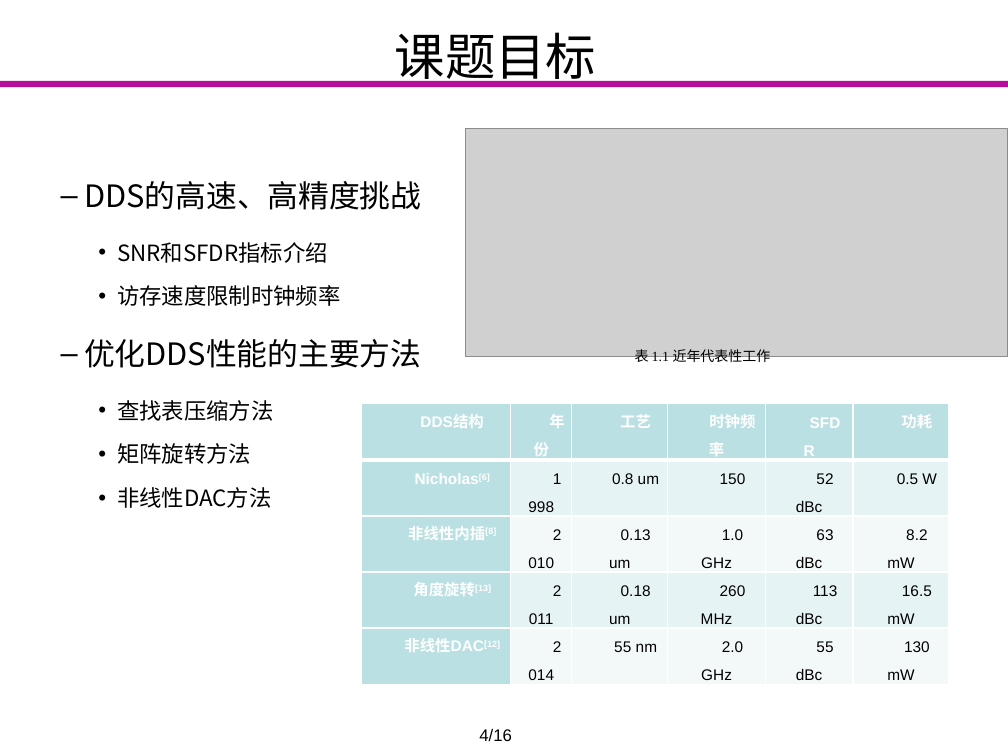
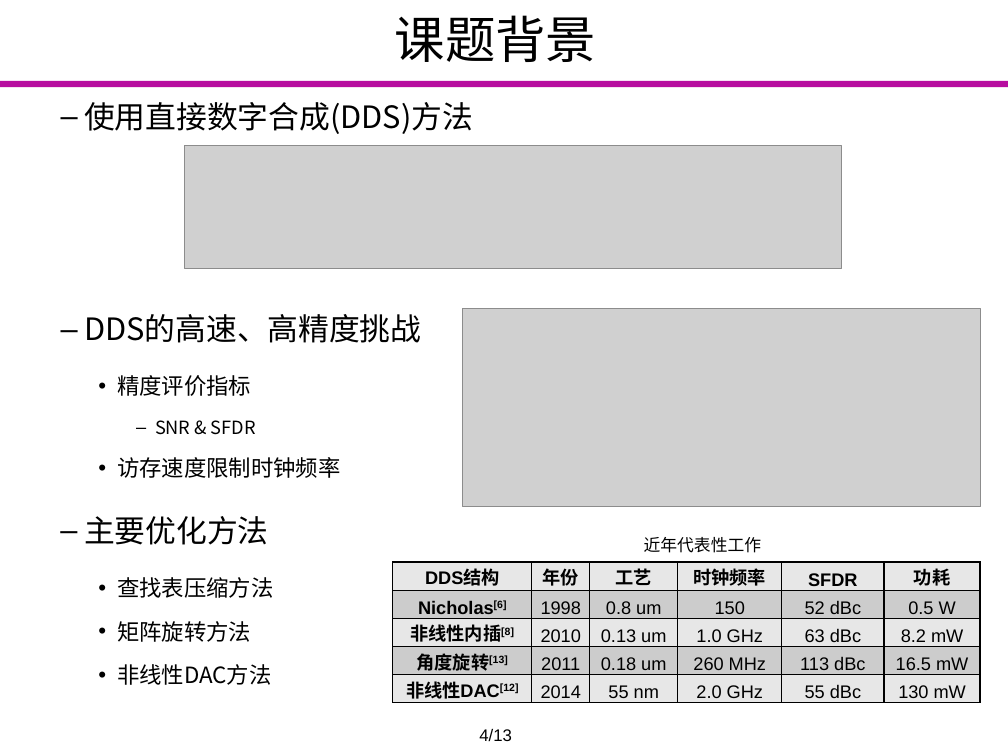
Before and after one commit to Markov2016/lunwen, a slide deck: slide 4 of dabian/杨一雄_毕业设计答辩.pptx. Drawn at 1008x756 pixels with LibreOffice and Linux fonts; fonts in the diff are those of the drawing; grey boxes stand for pictures; background and template pictures are left out. Boxes give left, top, right and bottom in pixels: in the first picture for what was removed or moved away, otherwise in the second. Text is boxed around its words. In the diff, an @@ line names an element or a change of style, - is before the commit and + after.

```diff
--- a/dabian/杨一雄_毕业设计答辩.pptx
+++ b/dabian/杨一雄_毕业设计答辩.pptx
@@ title at box(395, 15, 597, 62): text changed @@
-课题目标
+课题背景
@@ text added at box(84, 102, 473, 134), 22 pt, text #000000 @@
+  – 使用直接数字合成(DDS)方法
@@ picture added at box(184, 146, 842, 269) @@
@@ text "DDS的高速、高精度挑战": place and size @@
-text "DDS的高速、高精度挑战" at box(84, 181, 421, 508)
+text "DDS的高速、高精度挑战" at box(84, 314, 421, 478)
@@ picture: place and size @@
-picture at box(466, 129, 1008, 357)
+picture at box(463, 308, 981, 507)
@@ text at box(84, 339, 421, 508): paragraphs removed @@
-  – 优化DDS性能的主要方法
-    • 查找表压缩方法
-    • 矩阵旋转方法
-    • 非线性DAC方法
@@ text at box(117, 375, 256, 435): text changed; size 16 to 13 pt @@
-    • SNR和SFDR指标介绍
+    • 精度评价指标
+      – SNR & SFDR
@@ text added at box(84, 516, 273, 685), 16 pt, text #000000 @@
+  – 主要优化方法
+    • 查找表压缩方法
+    • 矩阵旋转方法
+    • 非线性DAC方法
@@ text at box(644, 537, 761, 553): text changed; size 10 to 12 pt @@
-表 1.1 近年代表性工作
+近年代表性工作
@@ table at box(393, 562, 981, 703) @@
@@ fill #BBE0E3 to #E7E7E7 in 8 cells @@
@@ fill #BBE0E3 to #CCCCCC in 2 cells @@
@@ fill #E7F3F4 to #CCCCCC in 10 cells @@
@@ fill #F3F9FA to #E7E7E7 in 10 cells @@
@@ size 11 to 13 pt @@
@@ text colour #FFFFFF to #000000 in "DDS结构", "年份", "工艺", "时钟频率" and 6 more places @@
@@ indent changed @@
@@ borders changed @@
@@ table: place and size @@
-table at box(362, 404, 950, 684)
+table at box(393, 562, 981, 703)
@@ text at box(479, 729, 512, 741): text changed @@
-4/16
+4/13
```
Also in this commit, not shown: 10 other slides changed, 2 slides added, 5 slides removed.
